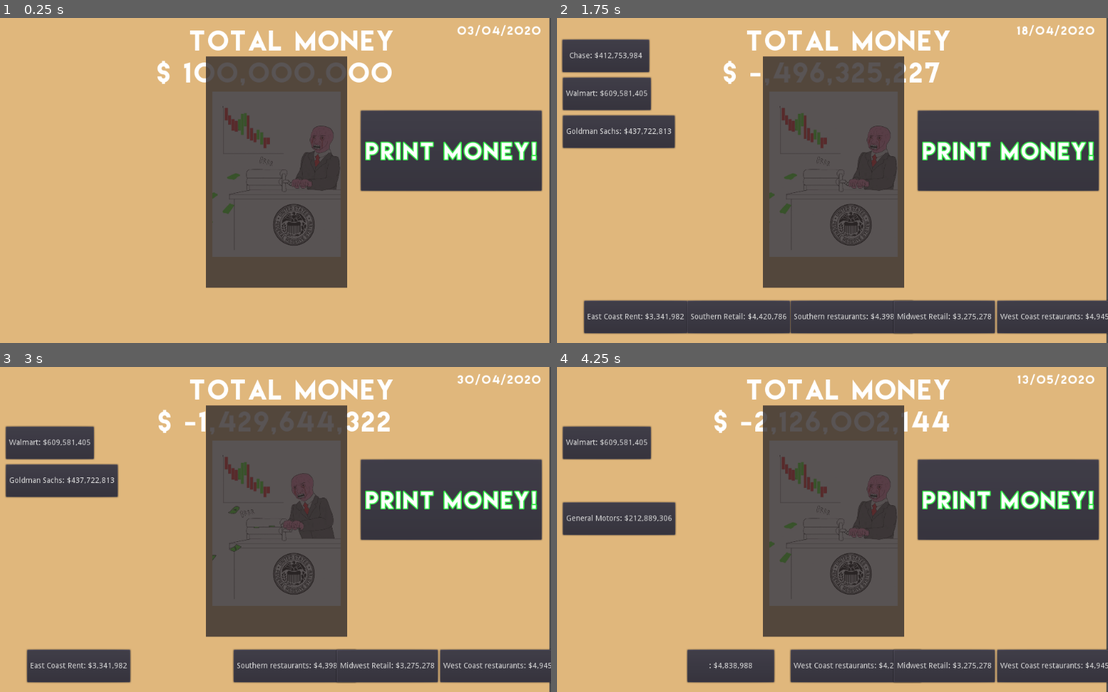
Above: before the commit, frames 1-4 (two rows, left to right).
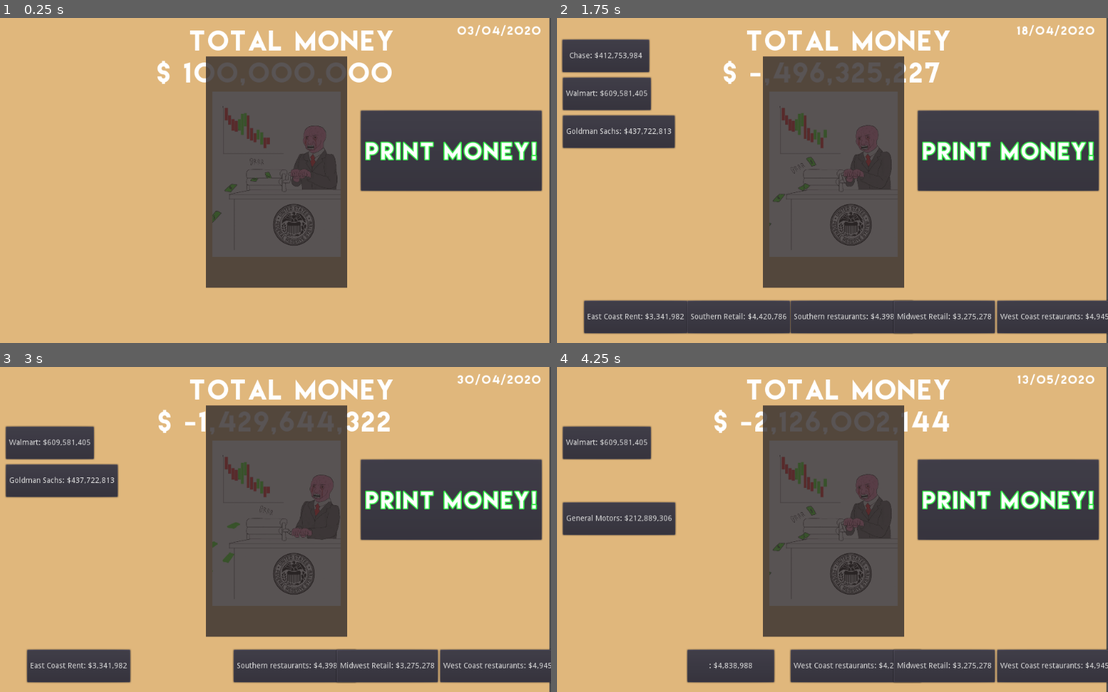
Above: after the commit, the same moments.

Repository: herroncm12/C220-Final
Game: Godot game, scene res://Game.tscn
The game is run twice, just before and just after one commit, with the same random seed, the same clock (stepped at 60 frames per second) and the same inputs.
Inputs:
- Up to frame 1 (0.25 s): no input
- Up to frame 2 (1.75 s): click "Walmart: $285,306,086" at 0.5 s; click "Amazon: $311,019,141" at 1.25 s
- Up to frame 3 (3 s): click "Chase: $412,753,984" at 2 s; click "American Airlines: $520,565,1…" at 2.75 s
- Up to frame 4 (4.25 s): click "Ram: $696,357,822" at 3.5 s

The runs differ from the first frame. In frame 1, 0.4% of the frame differs, in the area x 38-62%, y 33-63%; in frame 2, 0.6%; in frame 3, 0.6%, in the area x 38-62%, y 32-61%; in frame 4, 0.6%.

Commit message:
Completes Review

Diff:
--- a/Final/Game.tscn
+++ b/Final/Game.tscn
@@ -56,7 +56,7 @@
 position = Vector2( 518.654, 288.547 )
 scale = Vector2( 0.393131, 0.393131 )
 frames = SubResource( 1 )
-frame = 1
+frame = 4
 speed_scale = 5.0
 playing = true
 
Not shown, added: peer-evaluation.txt
